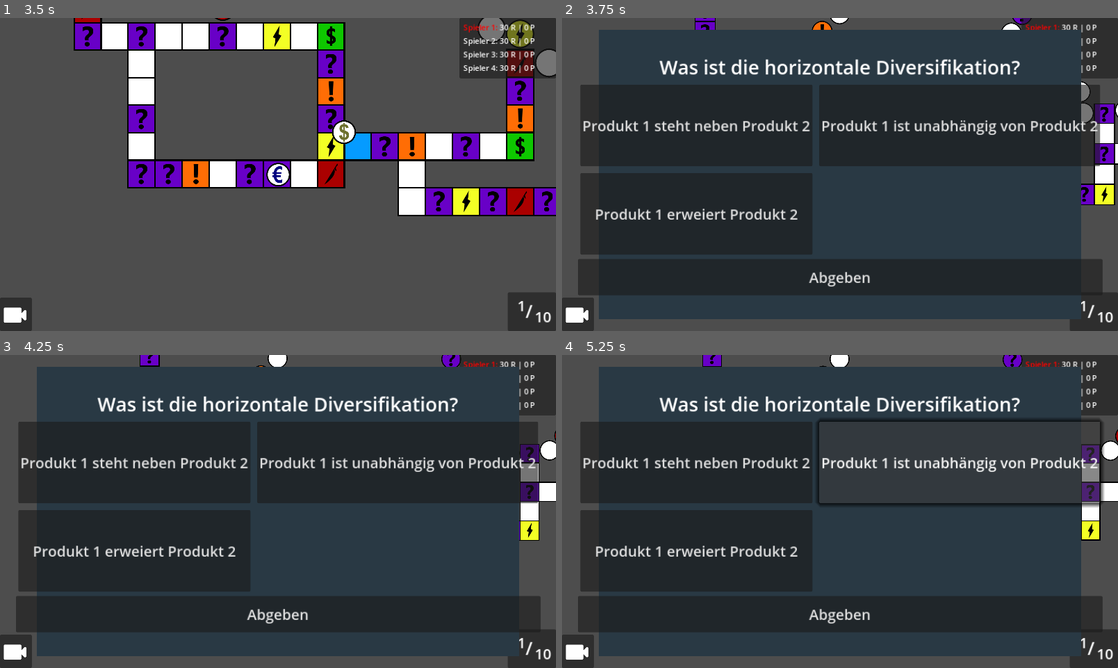
Above: before the commit, frames 1-4 (two rows, left to right).
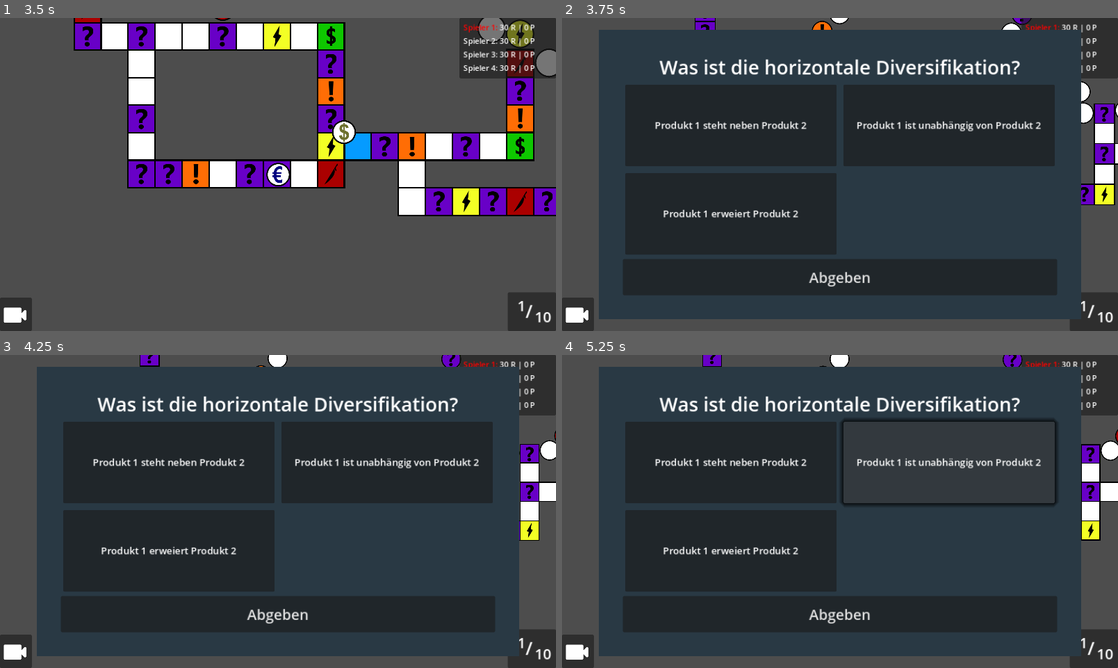
Above: after the commit, the same moments.

Repository: hfxbse/mparty
Game: Godot game, scene res://main/main.tscn
The game is run twice, just before and just after one commit, with the same random seed, the same clock (stepped at 60 frames per second) and the same inputs.
Inputs (mouse positions are in pixels of both pictures, inside the frame that each line leads up to):
- Up to frame 1 (3.5 s): click "ok" at 0.5 s; click (16, 315) at 1.25 s; click (16, 315) at 2 s; click (278, 202) at 2.75 s
- Up to frame 2 (3.75 s): click (578, 315) at 3.5 s
- Up to frame 3 (4.25 s): no input
- Up to frame 4 (5.25 s): click "Produkt 1 steht neben Produkt…" at 4.25 s; click "Produkt 1 ist unabhängig von …" at 5 s

Frame 1 is identical in both runs. In frame 2, 12% of the frame differs, in the area x 2-98%, y 21-89%; in frame 3, 12%; in frame 4, 10%.

Commit message:
Fix text wrapping
Co-authored-by: Luca Holder <79474232+grxver7@users.noreply.github.com>

Diff:
--- a/question_panel/answer_button.gd
+++ b/question_panel/answer_button.gd
@@ -5,26 +5,30 @@
 signal button_pressed(answer_text: String)
 
 
-@onready var answer_button = $Button
+@onready var answer_button_label = $Button/Label
+
 @export var button_text: String = "":
 	set(text):
 		if text != button_text:
 			button_text = text
 
-			if answer_button:
-				answer_button.text = text
+			if answer_button_label:
+				answer_button_label.text = text
+
+
+var correct_answer: bool
 
 
 func _ready():
-	answer_button.text = button_text
+	answer_button_label.text = button_text
 
 
 func _on_button_pressed():
-	button_pressed.emit(answer_button.text)
-
-func _wrong_answer_selected():
-	answer_button.add_theme_color_override("font_color", Color(255,0,0))
+	button_pressed.emit(answer_button_label.text)
 
 
-func _right_answer_selected():
-	answer_button.add_theme_color_override("font_color", Color(0,128,0))
+func reveal():
+	if correct_answer:
+		answer_button_label.add_theme_color_override("font_color", Color(0,128,0))
+	else:
+		answer_button_label.add_theme_color_override("font_color", Color(255,0,0))
--- a/question_panel/answer_button.tscn
+++ b/question_panel/answer_button.tscn
@@ -32,4 +32,16 @@
 theme_override_font_sizes/font_size = 30
 theme_override_styles/focus = SubResource("StyleBoxFlat_lknxa")
 
+[node name="Label" type="Label" parent="Button"]
+layout_mode = 1
+anchors_preset = 15
+anchor_right = 1.0
+anchor_bottom = 1.0
+grow_horizontal = 2
+grow_vertical = 2
+theme_override_font_sizes/font_size = 20
+horizontal_alignment = 1
+vertical_alignment = 1
+autowrap_mode = 2
+
 [connection signal="pressed" from="Button" to="." method="_on_button_pressed"]
--- a/question_panel/question_panel.gd
+++ b/question_panel/question_panel.gd
@@ -28,6 +28,7 @@
 	var scene = preload("res://question_panel/answer_button.tscn")
 	var answer_button = scene.instantiate()
 	answer_button.button_text = answer
+	answer_button.correct_answer = answer == question.right_answer
 
 	answer_button.button_pressed.connect(selected_receiver)
 
@@ -40,11 +41,8 @@
 
 func _on_submit_button_pressed():
 	if selected_answer != null:
-		for child in answer_container.get_children():
-			if child.button_text == question.right_answer:
-				child._right_answer_selected()
-			else:
-				child._wrong_answer_selected()
+		for button in answer_container.get_children():
+			button.reveal()
 
 		if question.right_answer == selected_answer:
 			answer_selected.emit(true)
--- a/question_panel/question_panel.tscn
+++ b/question_panel/question_panel.tscn
@@ -52,6 +52,7 @@
 text = "Question: ..."
 horizontal_alignment = 1
 vertical_alignment = 1
+autowrap_mode = 1
 
 [node name="AnswerContainer" type="GridContainer" parent="MarginContainer/QuestionContainer"]
 layout_mode = 2
